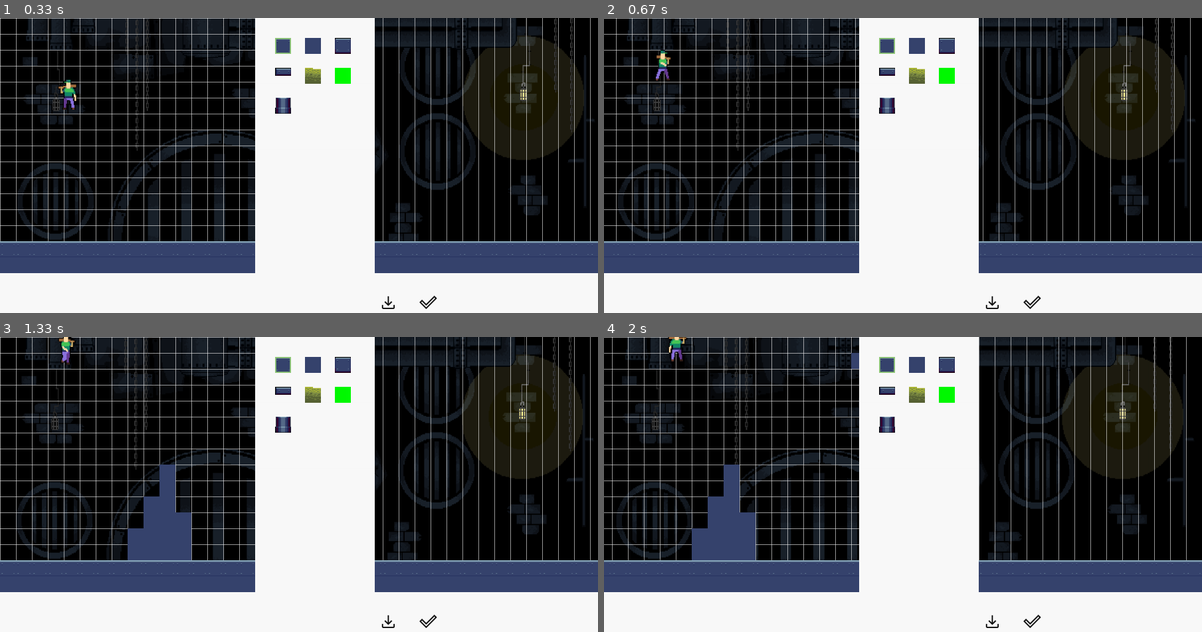
Above: before the commit, frames 1-4 (two rows, left to right).
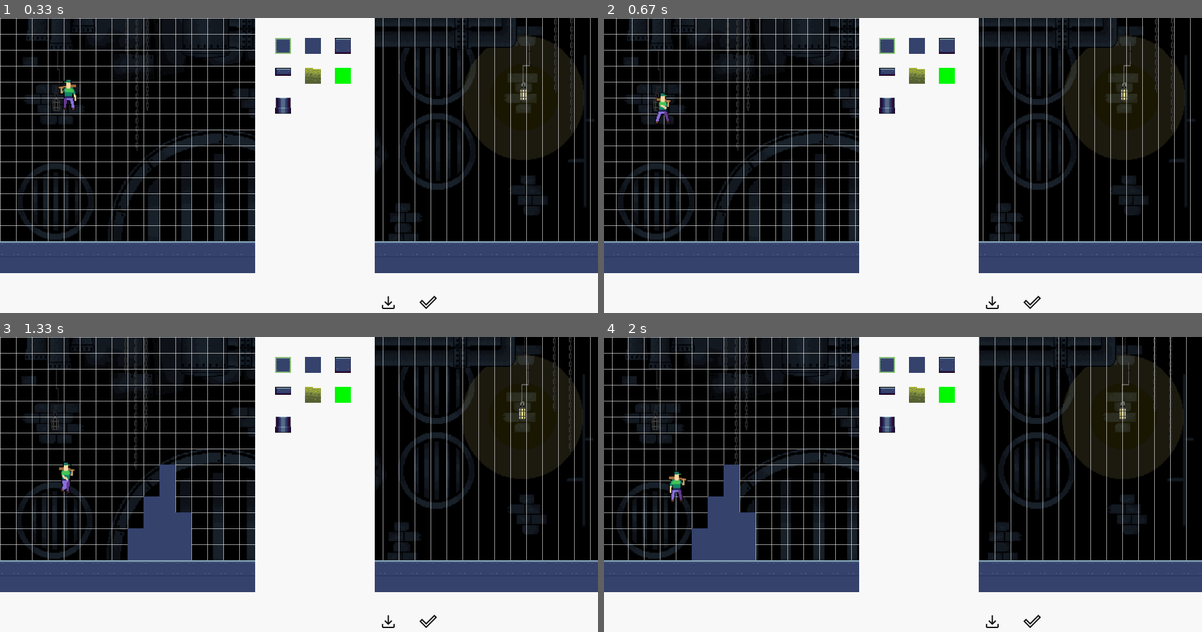
Above: after the commit, the same moments.

Repository: Labourguignonn/JOGO-IP
Game: pygame game, started from personagemback.py
Two runs of this game, one before a commit and one after it. Both use one fixed random seed, a clock stepped at 60 frames per second and the inputs below.
Inputs (mouse positions are in pixels of both pictures, inside the frame that each line leads up to):
- Up to frame 1 (0.33 s): no input
- Up to frame 2 (0.67 s): hold Space from 0.33 s (still down); hold Right from 0.33 s (still down)
- Up to frame 3 (1.33 s): release Space at 0.8 s; release Right at 0.8 s; click (388, 620) at 0.88 s; hold Right from 1.17 s (still down)
- Up to frame 4 (2 s): release Right at 1.63 s; hold Up 1.67-1.97 s

Frame 1 is identical in both runs. In frame 2, 0.3% of the frame differs, in the area x 8-12%, y 10-36%; in frame 3, 0.3%; in frame 4, 0.3%, in the area x 10-14%, y 0-56%.

Commit message:
modified:   __pycache__/button.cpython-311.pyc 	modified:   personagemback.py

Diff:
--- a/personagemback.py
+++ b/personagemback.py
@@ -46,11 +46,11 @@
     return all_sprites
 
 
-#CLASSE QLQR PERSONAGEM
+#CLASSE PERSONAGEM PRINCIPAL
 class Jogador(pygame.sprite.Sprite):
     GRAVITY = 0.1
     SPRITES = baixar_sprite("personagem",48,50, True)
-    ANIMATION_DELAY = 40
+    ANIMATION_DELAY = 50
     #INICIO DAS VARIAVEIS PRINCIPAIS
     def __init__(self, x, y, width, height):
         self.rect = pygame.Rect(x,y,width,height)
@@ -61,27 +61,30 @@
         self.animation_count = 0
         self.fall_count = 0
         self.jump_count = 0
-
+        self.ataque = False
+
+    #FUNCAO SOMA A VEL NA POSICAO PRA ANDAR
     def move(self,dx,dy):
         self.rect.x += dx
         self.rect.y += dy
-
+    #DEFINIR A DIRECAO DA ANDADA PRA ESQUERDA E CHAMAR AS SPRITES DA ESQUERDA
     def mover_esquerda(self,vel):
       self.x_vel = -vel
       if self.direction != "esquerda":
         self.direction = "esquerda"
         self.animation_count = 0
-
+    #DEFINIR A DIRECAO DA ANDADA PRA ESQUERDA E CHAMAR AS SPRITES DA ESQUERDA
     def mover_direita(self,vel):
         self.x_vel = vel
         if self.direction != "direita":
           self.direction = "direita"
           self.animation_count = 0
+    #FUNCAO DE PULAR
     def jump(self):
         if self.jump_count == 0:
           self.y_vel = -self.GRAVITY * 42
           self.jump_count = 1
-
+    #FUNCAO QUE VAI VERIFICAR O QUE O PERSONAGEM FAZ A CADA FRAME
     def loop(self, fps):
         self.y_vel += min(0.05, (self.fall_count/6*fps) * self.GRAVITY)
         self.move(self.x_vel,self.y_vel)
@@ -98,11 +101,22 @@
       sprite_index = (self.animation_count // self.ANIMATION_DELAY) % len(sprites)
       self.sprite = sprites[sprite_index]
       self.animation_count += 1
+      if self.ataque == True:
+        self.ataque = False
+        sprite_sheet = "Attack"
+        sprite_sheet_name = sprite_sheet + "_" + self.direction
+        sprites = self.SPRITES[sprite_sheet_name]
+        sprite_index = (self.animation_count // self.ANIMATION_DELAY) % len(sprites)
+        self.sprite = sprites[sprite_index]
+        self.animation_count += 1
       self.update()
 
     def update(self):
         self.rect = self.sprite.get_rect(topleft = (self.rect.x, self.rect.y))
         self.mask = pygame.mask.from_surface(self.sprite)
+    def atacar(self):
+      if self.ataque == False:
+        self.ataque = True
 
     def draw(self,tela):
         tela.blit(self.sprite, (self.rect.x,self.rect.y))
@@ -121,6 +135,7 @@
         player.mover_esquerda(PLAYER_VEL)
     if keys[pygame.K_RIGHT]:
         player.mover_direita(PLAYER_VEL)
+
 
 
 
@@ -286,8 +301,10 @@
                 esquerda = True
             if event.key == pygame.K_RIGHT:
                 direita = True
-            if event.key == pygame.K_SPACE and player.jump_count < 2: #pulo do personagem
+            if event.key == pygame.K_UP and player.jump_count < 2: #pulo do personagem
               player.jump()
+            if event.key == pygame.K_SPACE:
+              player.atacar()
         if event.type == pygame.KEYUP:
             if event.key == pygame.K_LEFT:
                 esquerda = False
@@ -301,9 +318,4 @@
     player.draw(tela)
     pygame.display.update()
 
-    #MOVIMENTO DO PULO PERSONAGEM
-    if event.type == pygame.KEYDOWN:
-        if event.key == pygame.K_SPACE and player.jump_count < 2:
-            player.jump()
-
 pygame.quit()
